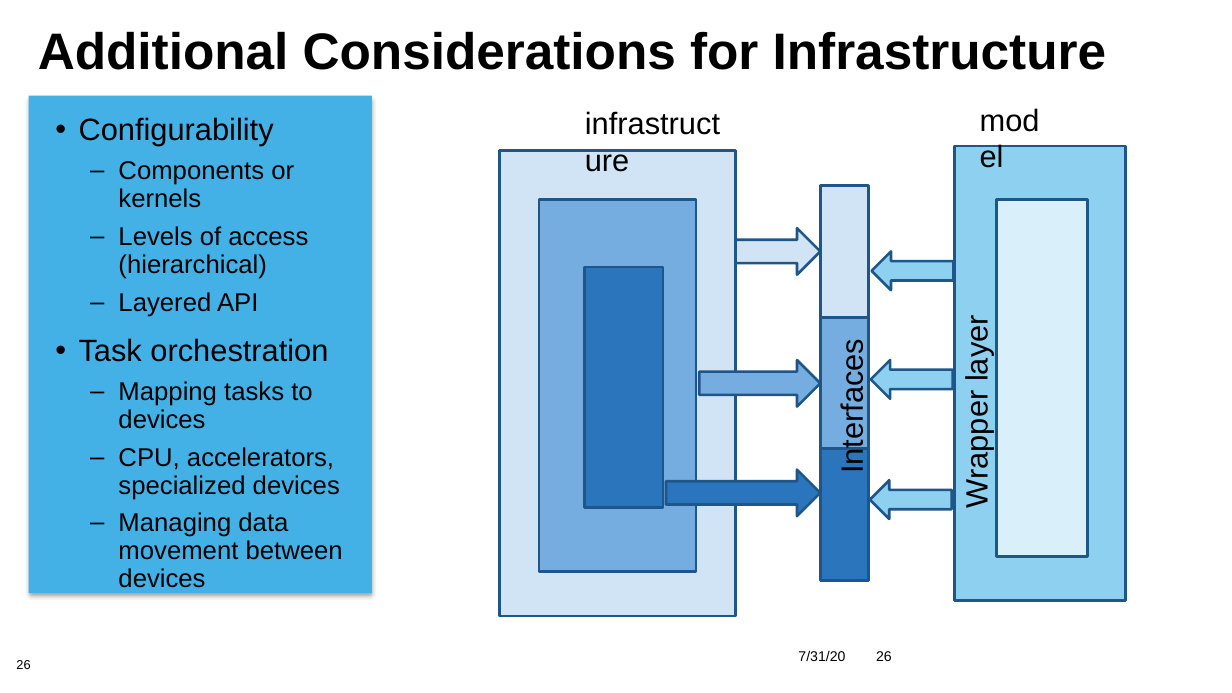
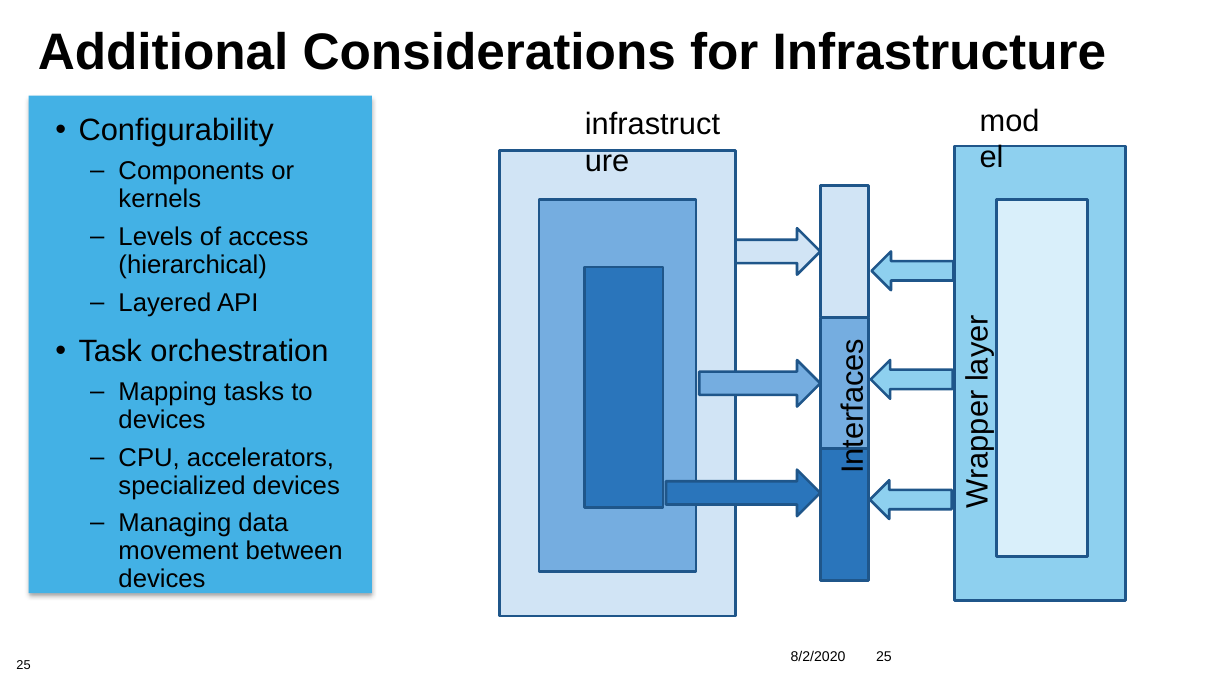
Before and after one commit to betterscientificsoftware/bssw-tutorial, a slide deck: slide 25 of presentations/04-design.pptx (slide 26 before the commit). Drawn at 1232x693 pixels with LibreOffice and Linux fonts; fonts in the diff are those of the drawing; background and template pictures are left out. Boxes give left, top, right and bottom in pixels: in the first picture for what was removed or moved away, otherwise in the second. Text is boxed around its words. In the diff, an @@ line names an element or a change of style, - is before the commit and + after.

```diff
--- a/presentations/04-design.pptx
+++ b/presentations/04-design.pptx
@@ text at <box>791,650,846,661</box>: text changed @@
-7/31/20
+8/2/2020
@@ page number at <box>876,651,892,661</box>: text changed @@
-26
+25
```
Also in this commit, not shown: 5 other slides changed, 1 slide removed, 1 other file.
